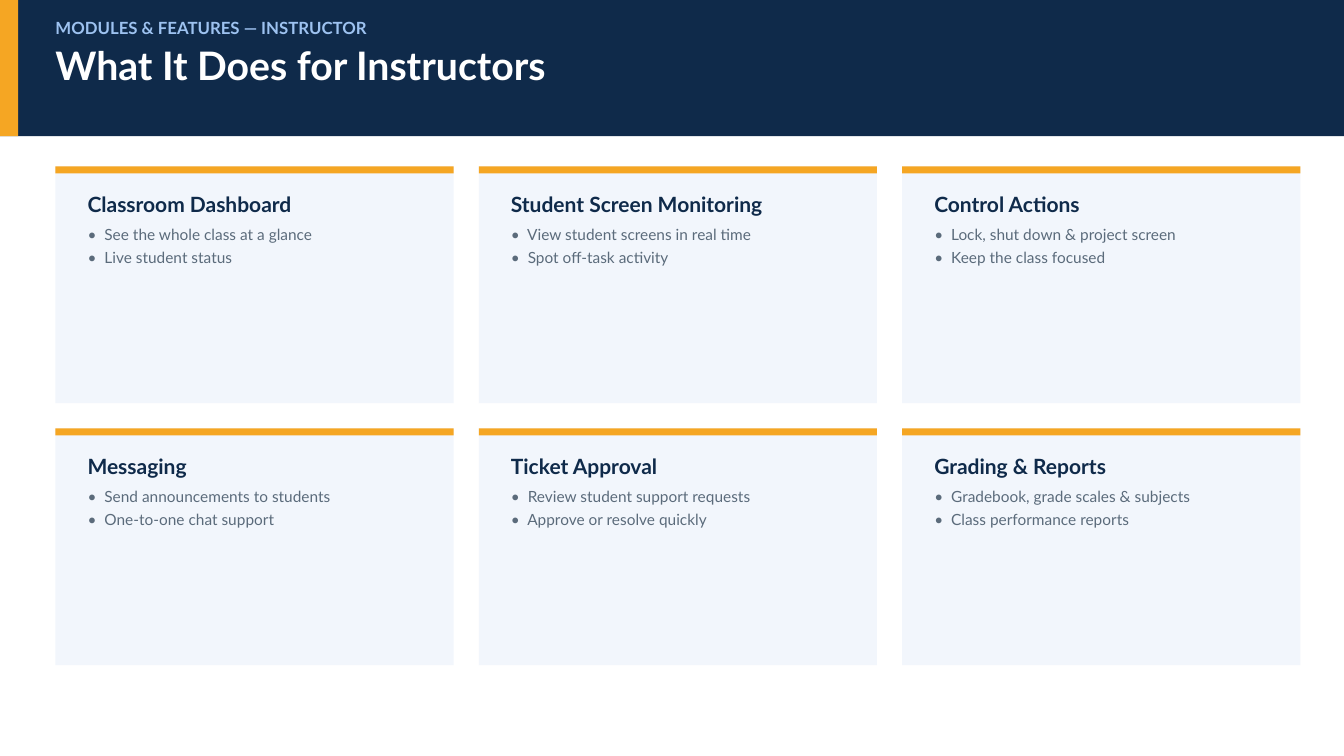
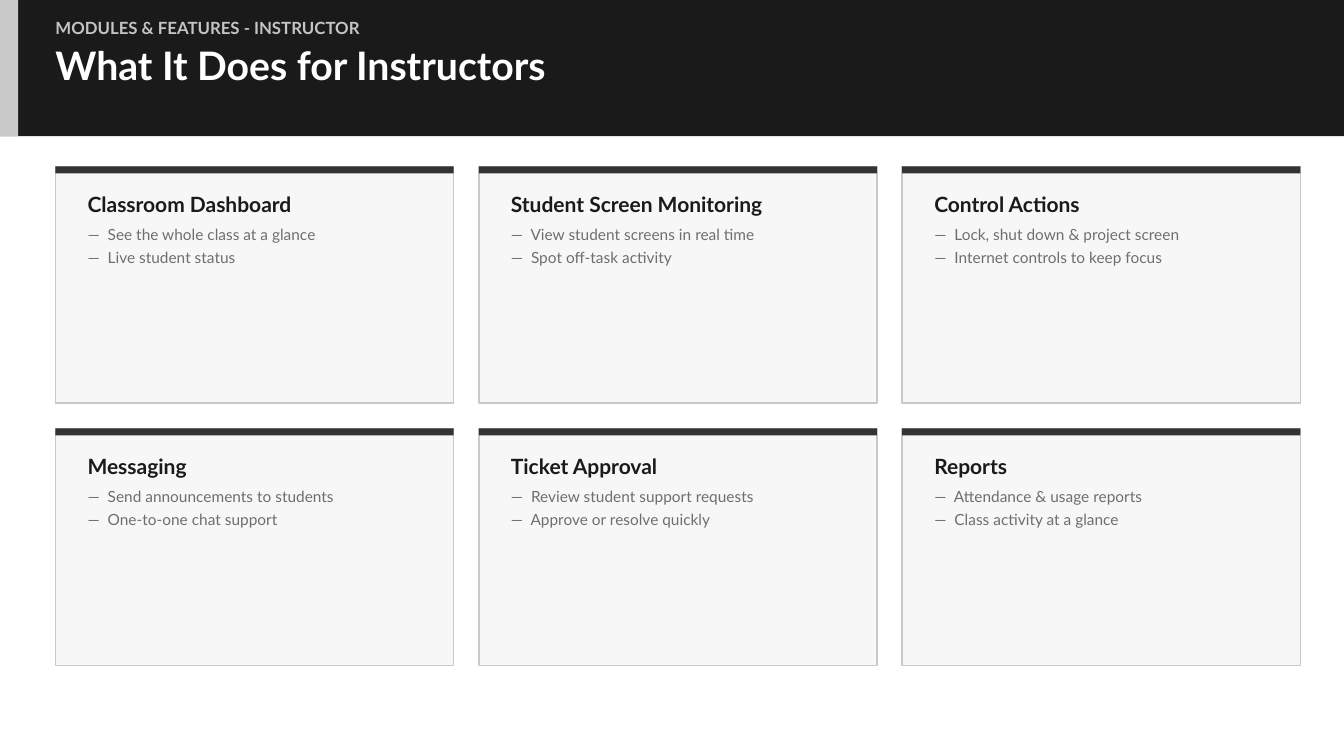
Before and after one commit to raphaelivanschool-sudo/DYCICLMSREAL, a slide deck: slide 5 of DYCI_CLMS_Presentation.pptx (slide 6 before the commit). Drawn at 1344x756 pixels with LibreOffice and Linux fonts; fonts in the diff are those of the drawing. Boxes give left, top, right and bottom in pixels: in the first picture for what was removed or moved away, otherwise in the second. Text is boxed around its words. In the diff, an @@ line names an element or a change of style, - is before the commit and + after.

Commit message:
Enhance dashboard statistics and UI components
- Updated the `/stats` endpoint to include detailed ticket statistics using the Ticket model.
- Removed placeholder values for session statistics and recent logs in the dashboard.
- Improved the AdminLayout and Login components to handle logo loading errors gracefully.
- Refactored the Dashboard component to remove unused session statistics and adjusted the layout.
- Enhanced the Hardware Inventory page to correctly unwrap API response data.
- Simplified the SessionDashboard component by removing unnecessary state and effects, and improved session duration display.
- Added a new PowerPoint presentation file for project documentation.

```diff
--- a/DYCI_CLMS_Presentation.pptx
+++ b/DYCI_CLMS_Presentation.pptx
@@ rectangle at [0,0,1344,136]: fill #0F2A4A to #1A1A1A @@
@@ rectangle at [0,0,18,136]: fill #F5A623 to #C9C9C9 @@
@@ text at [55,21,359,34]: text changed; text colour #9DC2F0 to #C4C4C4 @@
-MODULES & FEATURES — INSTRUCTOR
+MODULES & FEATURES - INSTRUCTOR
@@ text at [88,196,291,212]: text colour #0F2A4A to #1A1A1A in "Classroom Dashboard" @@
@@ text at [511,196,763,216]: text colour #0F2A4A to #1A1A1A in "Student Screen Monitoring" @@
@@ text at [934,196,1080,212]: text colour #0F2A4A to #1A1A1A in "Control Actions" @@
@@ text at [108,228,315,263]: text changed; text colour #5B6B7B to #6E6E6E @@
-• See the whole class at a glance
-• Live student status
+— See the whole class at a glance
+— Live student status
@@ text at [531,229,754,266]: text changed; text colour #5B6B7B to #6E6E6E @@
-• View student screens in real time
-• Spot off-task activity
+— View student screens in real time
+— Spot off-task activity
@@ text at [954,228,1179,266]: text changed; text colour #5B6B7B to #6E6E6E @@
-• Lock, shut down & project screen
-• Keep the class focused
+— Lock, shut down & project screen
+— Internet controls to keep focus
@@ fill #F2F6FC to #F7F7F7; outline none to #C9C9C9 1 pt in 6 elements at [55,166,454,403], [479,166,877,403], [902,166,1301,403], [55,429,454,665], [479,429,877,665], [902,429,1301,665] @@
@@ fill #F5A623 to #333333 in 6 elements at [55,166,454,173], [479,166,877,173], [902,166,1301,173], [55,429,454,436], [479,429,877,436], [902,429,1301,436] @@
@@ text at [88,458,187,478]: text colour #0F2A4A to #1A1A1A in "Messaging" @@
@@ text at [511,458,657,478]: text colour #0F2A4A to #1A1A1A in "Ticket Approval" @@
@@ text at [934,458,1142,528]: text changed; text colour #5B6B7B to #6E6E6E @@
-Grading & Reports
-• Gradebook, grade scales & subjects
-• Class performance reports
+Reports
+— Attendance & usage reports
+— Class activity at a glance
@@ text at [108,490,333,528]: text changed; text colour #5B6B7B to #6E6E6E @@
-• Send announcements to students
-• One-to-one chat support
+— Send announcements to students
+— One-to-one chat support
@@ text at [531,490,754,528]: text changed; text colour #5B6B7B to #6E6E6E @@
-• Review student support requests
-• Approve or resolve quickly
+— Review student support requests
+— Approve or resolve quickly
```
Also in this commit, not shown: 6 other slides changed, 1 slide removed, 10 other files.
